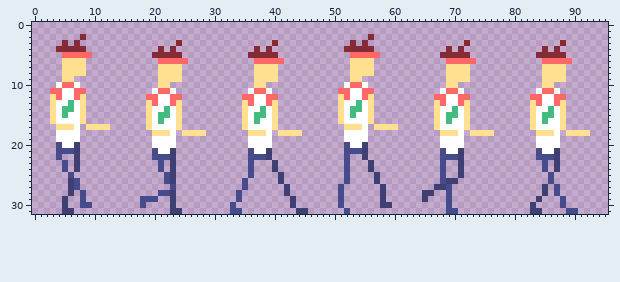
Sprite sheet -- backwards-animation-Sheet.png. Above, as it was before the edit.
The file is 96x32 pixels.
And afterwards:
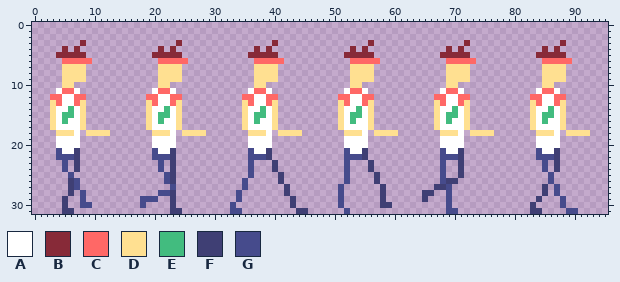
Palette (. is transparent): A #ffffff  B #872a38  C #ff6866  D #ffe091  E #42bc7f  F #3f3f74  G #464b8c
Difference:
@@ x 1..62 @@
  1 ..............................................................
- 2 .......B...............................................B......
- 3 ....B.B................B...............B............B.B.......
- 4 ...BBBBB............B.B.............B.B............BBBBB......
- 5 ....CCCCC..........BBBBB...........BBBBB............CCCCC.....
- 6 ....DDDD............CCCCC...........CCCCC...........DDDD......
+ 2 ..............................................................
+ 3 .......B...............B...............B...............B......
+ 4 ....B.B.............B.B.............B.B.............B.B.......
+ 5 ...BBBBB...........BBBBB...........BBBBB...........BBBBB......
+ 6 ....CCCCC...........CCCCC...........CCCCC...........CCCCC.....
  7 ....DDDD............DDDD............DDDD............DDDD......
  8 ....DDDD............DDDD............DDDD............DDDD......
- 9 ....DD..............DDDD............DDDD............DD........
-10 ...ACCA.............DD..............DD.............ACCA.......
-11 ..CCAACC...........ACCA............ACCA...........CCAACC......
-12 ..DCAACD..........CCAACC..........CCAACC..........DCAACD......
-13 ..DAAEAD..........DCAACD..........DCAACD..........DAAEAD......
-14 ..DAEEAD..........DAAEAD..........DAAEAD..........DAEEAD......
-15 ..DAEAAD..........DAEEAD..........DAEEAD..........DAEAAD......
-16 ..DAAAAD..........DAEAAD..........DAEAAD..........DAAAAD......
-17 ...DDDA.DDDD......DAAAAD..........DAAAAD...........DDDA.DDDD..
-18 ...AAAA............DDDA.DDDD.......DDDA.DDDD.......AAAA.......
+ 9 ....DDDD............DDDD............DDDD............DDDD......
+10 ....DD..............DD..............DD..............DD........
+11 ...ACCA............ACCA............ACCA............ACCA.......
+12 ..CCAACC..........CCAACC..........CCAACC..........CCAACC......
+13 ..DCAACD..........DCAACD..........DCAACD..........DCAACD......
+14 ..DAAEAD..........DAAEAD..........DAAEAD..........DAAEAD......
+15 ..DAEEAD..........DAEEAD..........DAEEAD..........DAEEAD......
+16 ..DAEAAD..........DAEAAD..........DAEAAD..........DAEAAD......
+17 ..DAAAAD..........DAAAAD..........DAAAAD..........DAAAAD......
+18 ...DDDA.DDDD.......DDDA.DDDD.......DDDA.DDDD.......DDDA.DDDD..
 19 ...AAAA............AAAA............AAAA............AAAA.......
-20 ...GAAF............AAAA............AAAA............GAAF.......
-21 ...GGGF............GAAF............GAAF............GGGF.......
-22 ...G..F............GGGF............GGGF............G..F.......
+20 ...AAAA............AAAA............AAAA............AAAA.......
+21 ...GAAF............GAAF............GAAF............GAAF.......
+22 ...GGGF............GGGF............GGGF............GGGF.......
 23 ....G.F.............G.F............G...F...........G...F......
Pixel boxes of the changes (left, top, right, bottom) in both pictures:
changed: (50, 34, 110, 160)
changed: (338, 34, 398, 160)
